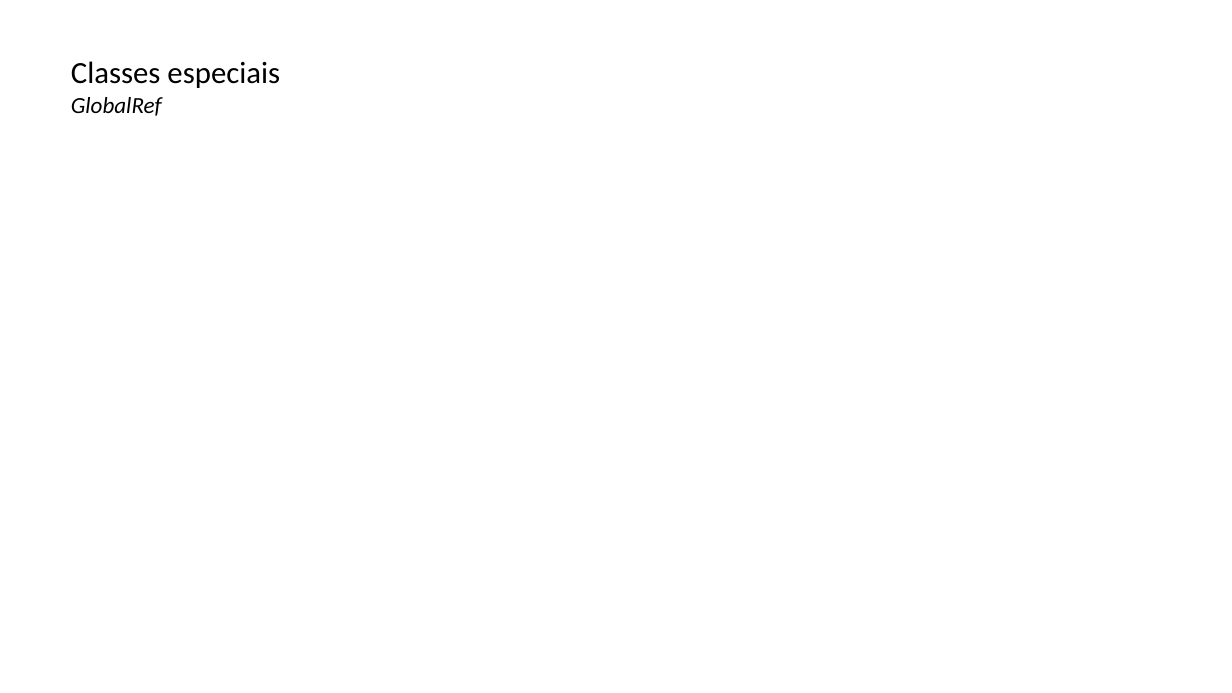
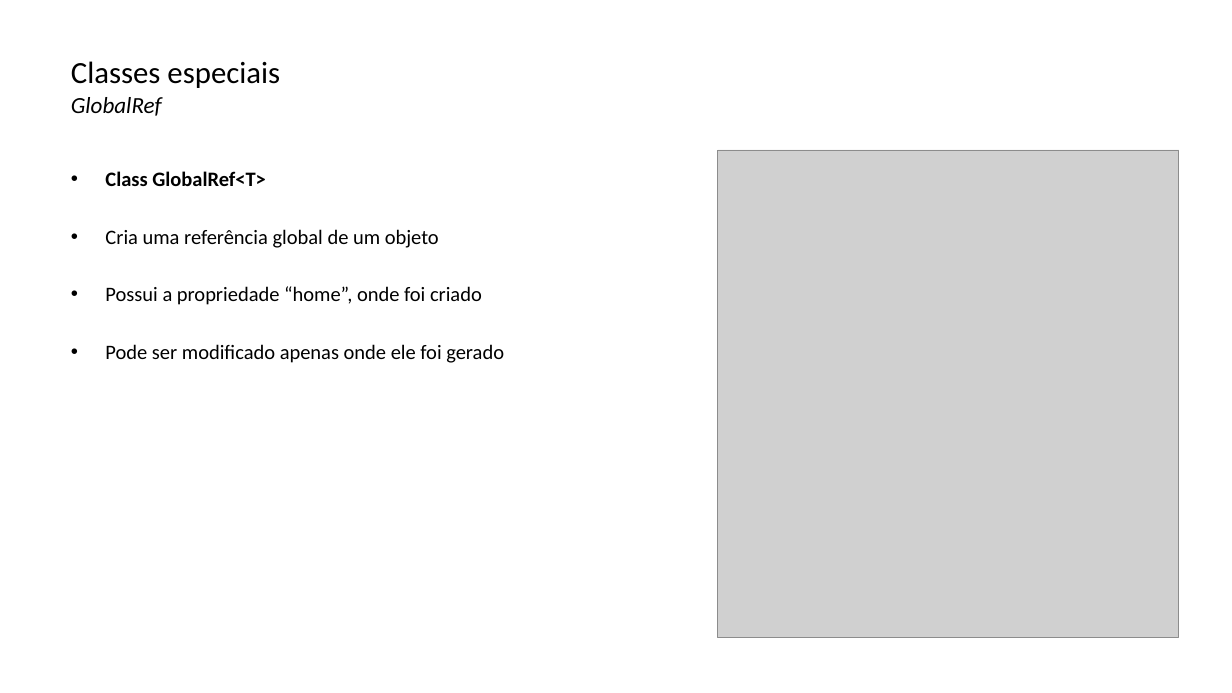
Before and after one commit to lquatrin/inf2591, a slide deck: slide 23 of x10.pptx. Drawn at 1232x693 pixels with LibreOffice and Linux fonts; fonts in the diff are those of the drawing; grey boxes stand for pictures. Boxes give left, top, right and bottom in pixels: in the first picture for what was removed or moved away, otherwise in the second. Text is boxed around its words. In the diff, an @@ line names an element or a change of style, - is before the commit and + after.

```diff
--- a/x10.pptx
+++ b/x10.pptx
@@ text added at bbox=[105, 171, 504, 363], 16 pt, text #000000 @@
+• Class GlobalRef<T>
+• Cria uma referência global de um objeto
+• Possui a propriedade “home”, onde foi criado
+• Pode ser modificado apenas onde ele foi gerado
@@ picture added at bbox=[718, 150, 1179, 637] @@
```
Also in this commit, not shown: 6 other slides changed, 1 slide added, 3 slides removed.
